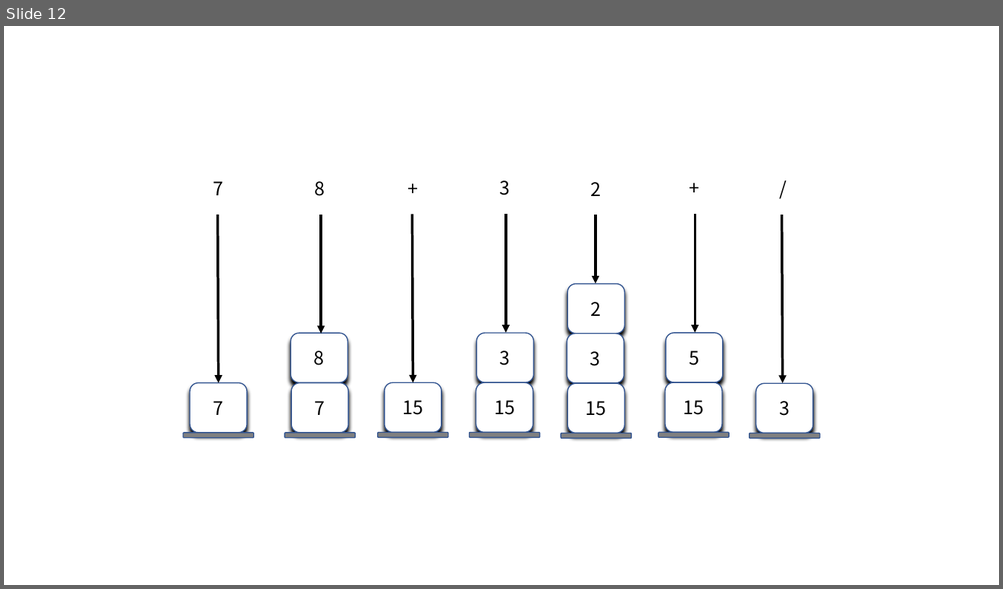
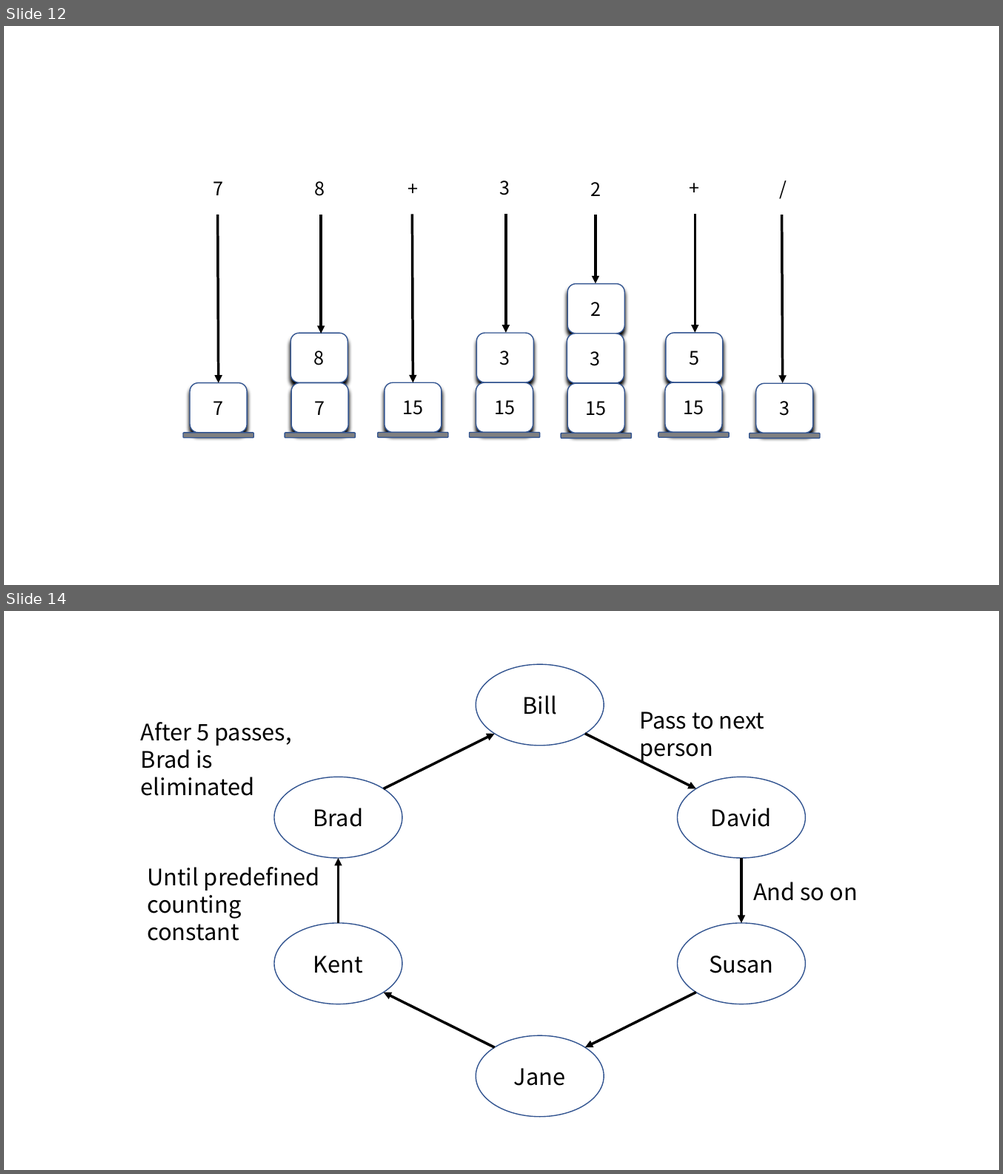
Before and after one commit to idebtor/DSpy, a slide deck: images/chap3/ch3.pptx. Shown one above the other, each under a label of ours: slide 12 before the commit, slides 12 and 14 after it; the slides between them are not shown. The pictures are 1003x589 and 1003x1174 pixels, drawn with LibreOffice and Linux fonts; fonts in the diff are those of the drawing. Boxes give left, top, right and bottom in pixels: in the first picture for what was removed or moved away, otherwise in the second. Text is boxed around its words. In the diff, an @@ line names an element or a change of style, - is before the commit and + after.

```diff
--- a/images/chap3/ch3.pptx
+++ b/images/chap3/ch3.pptx
@@ slide 14 added at bbox=[4, 611, 999, 1170], background #FFFFFF @@
@@ group added at bbox=[141, 665, 856, 1118]: 6 ellipses, 6 arrows, 4 texts @@
+Bill
+Jane
+David
+Susan
+Kent
+Brad
+After 5 passes,
+Brad is eliminated
+Until predefined counting constant
+And so on
+Pass to next person
```
Also in this commit, not shown: 4 other slides added.
